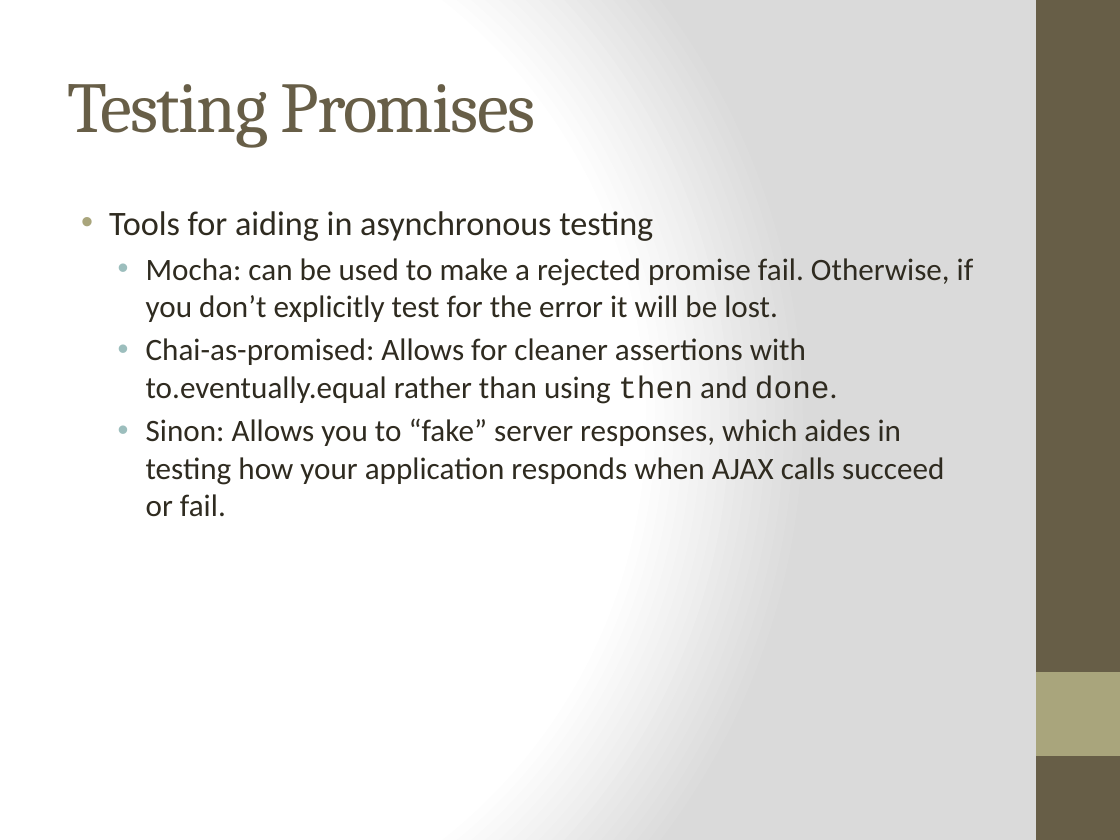
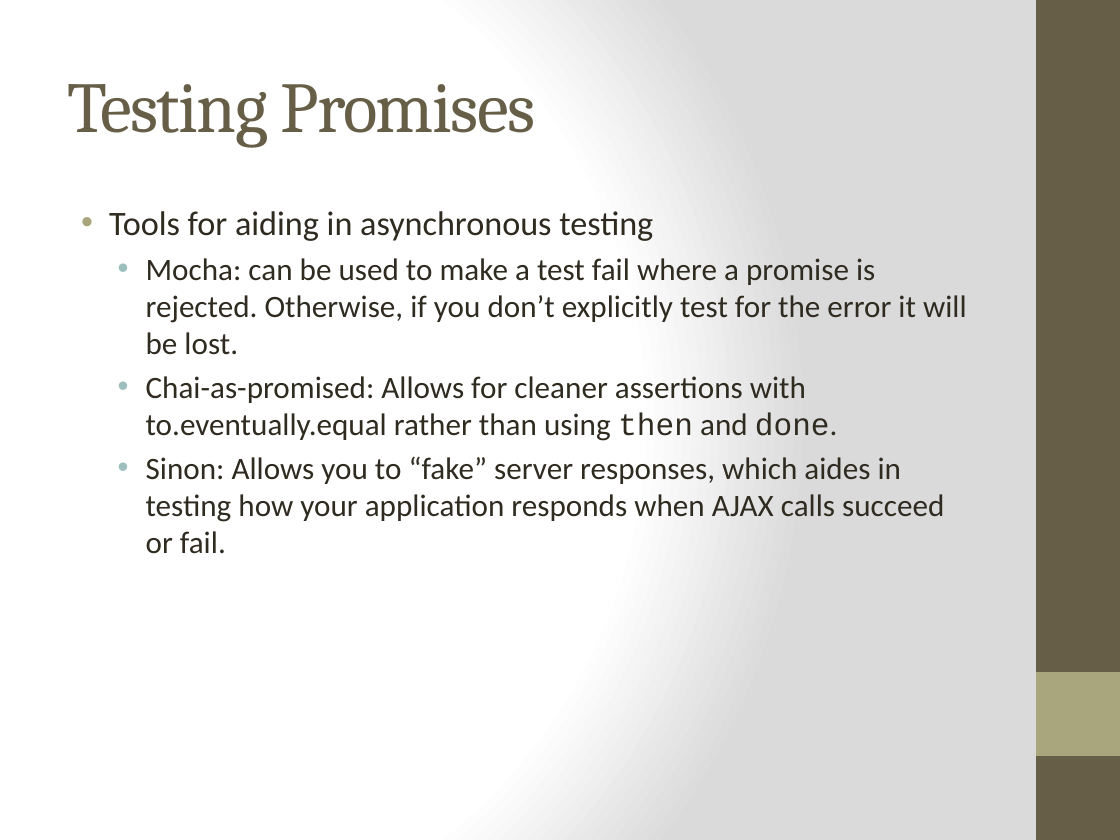
Before and after one commit to cheryly279/AsyncDiscussion, a slide deck: slide 37 of Async_Discussion_9_29_15.pptx. Drawn at 1120x840 pixels with LibreOffice and Linux fonts; fonts in the diff are those of the drawing. Boxes give left, top, right and bottom in pixels: in the first picture for what was removed or moved away, otherwise in the second. Text is boxed around its words. In the diff, an @@ line names an element or a change of style, - is before the commit and + after.

```diff
--- a/Async_Discussion_9_29_15.pptx
+++ b/Async_Discussion_9_29_15.pptx
@@ text at box(146, 258, 967, 355): text changed @@
-  • Mocha: can be used to make a rejected promise fail. Otherwise, if you don’t explicitly test for the error it will be lost.
+  • Mocha: can be used to make a test fail where a promise is rejected. Otherwise, if you don’t explicitly test for the error it will be lost.
```
Also in this commit, not shown: 3 other slides changed, 7 other files.
